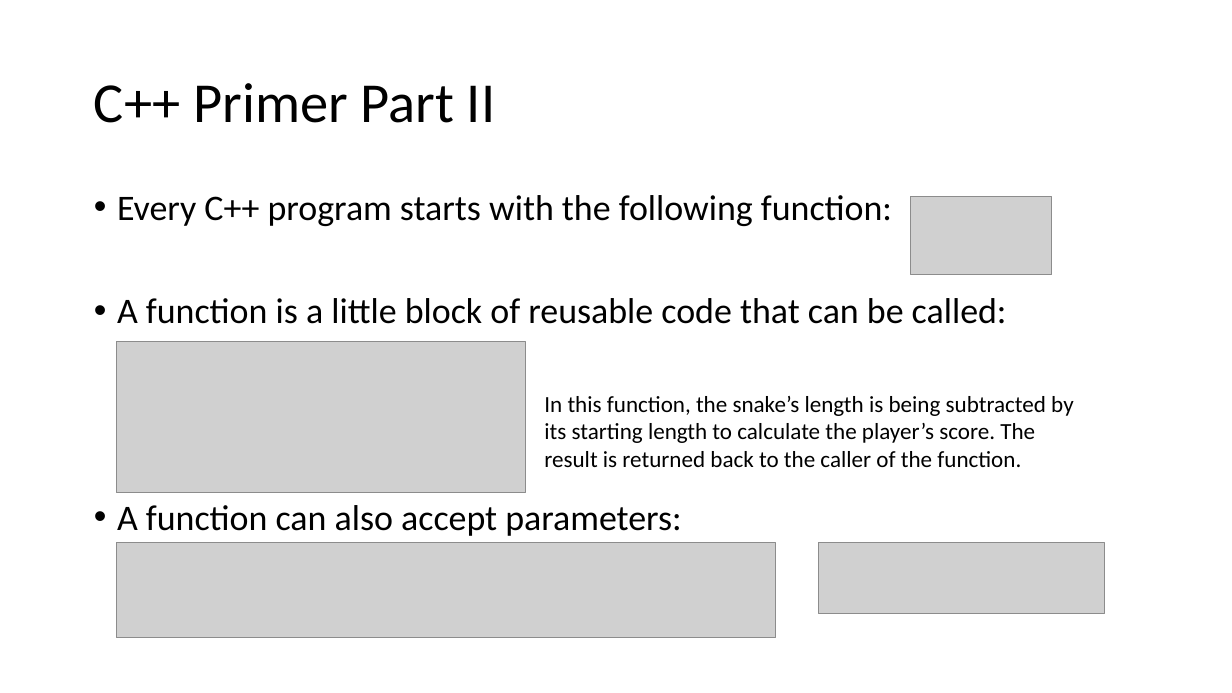
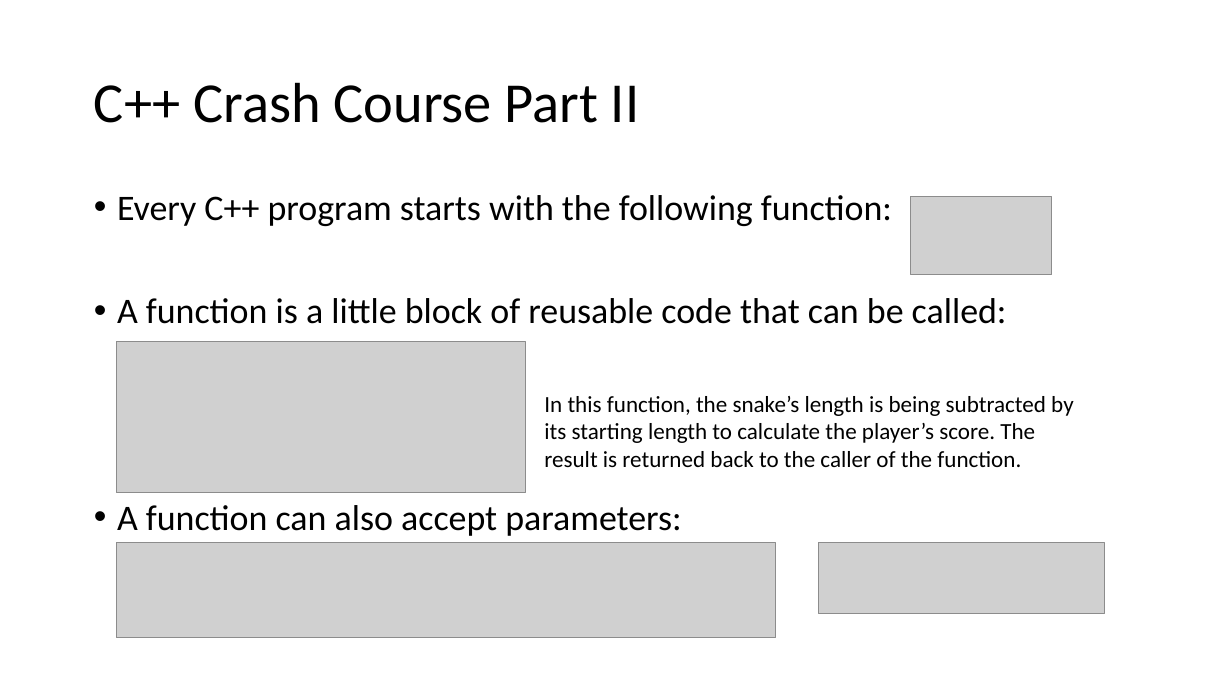
Before and after one commit to sgowen/IntroToCPlusPlusGameDev, a slide deck: slide 5 of IntroToCPlusPlusGameDev.pptx (slide 6 before the commit). Drawn at 1232x693 pixels with LibreOffice and Linux fonts; fonts in the diff are those of the drawing; grey boxes stand for pictures. Boxes give left, top, right and bottom in pixels: in the first picture for what was removed or moved away, otherwise in the second. Text is boxed around its words. In the diff, an @@ line names an element or a change of style, - is before the commit and + after.

```diff
--- a/IntroToCPlusPlusGameDev.pptx
+++ b/IntroToCPlusPlusGameDev.pptx
@@ title at <box>94,82,639,123</box>: text changed @@
-C++ Primer Part II
+C++ Crash Course Part II
```
Also in this commit, not shown: 3 other slides changed, 1 slide added, 2 other files.
